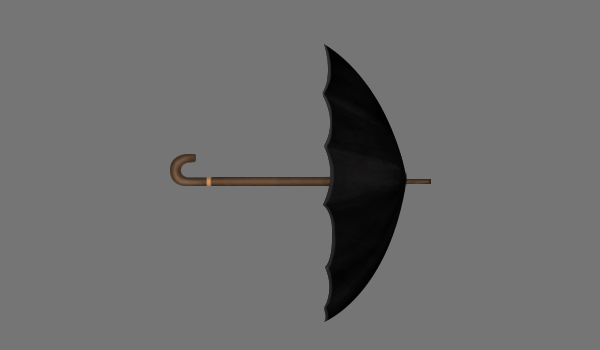
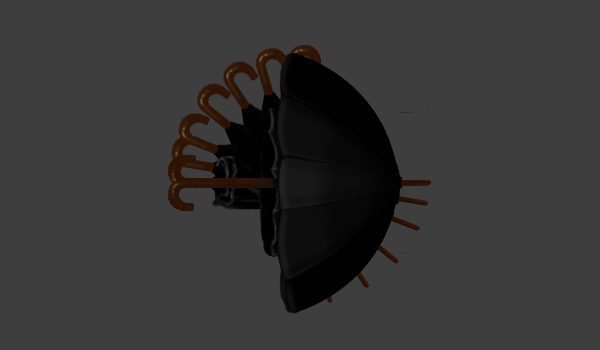
The second (600, 350) image is a revision of the first. Changes to its layers:
moved "11" out of group "rotate", painted on it over bbox(168, 52, 430, 314)
moved "10" out of group "rotate", painted on it over bbox(168, 52, 429, 314)
moved "09" out of group "rotate", painted on it over bbox(168, 105, 428, 258)
moved "08" out of group "rotate", painted on it over bbox(168, 92, 429, 251)
showed group "rotate" (7 layers), moved it above "圖層 0" over bbox(169, 43, 431, 306)
painted on "03" over bbox(223, 45, 370, 304)
painted on "04" over bbox(197, 48, 399, 300)
painted on "05" over bbox(178, 54, 420, 294)
moved "07" above "06", painted on it over bbox(170, 78, 431, 268)
painted on "06" over bbox(171, 62, 428, 285)
painted on "01" over bbox(279, 44, 321, 306)
removed layer "背景" over bbox(0, 0, 600, 350)
moved "02" below "01", painted on it over bbox(255, 43, 333, 306)
renamed "handle 拷貝 2" to "圖層 0", showed it, painted on it over bbox(0, 0, 600, 350)
removed layer "17" over bbox(170, 44, 431, 322)
